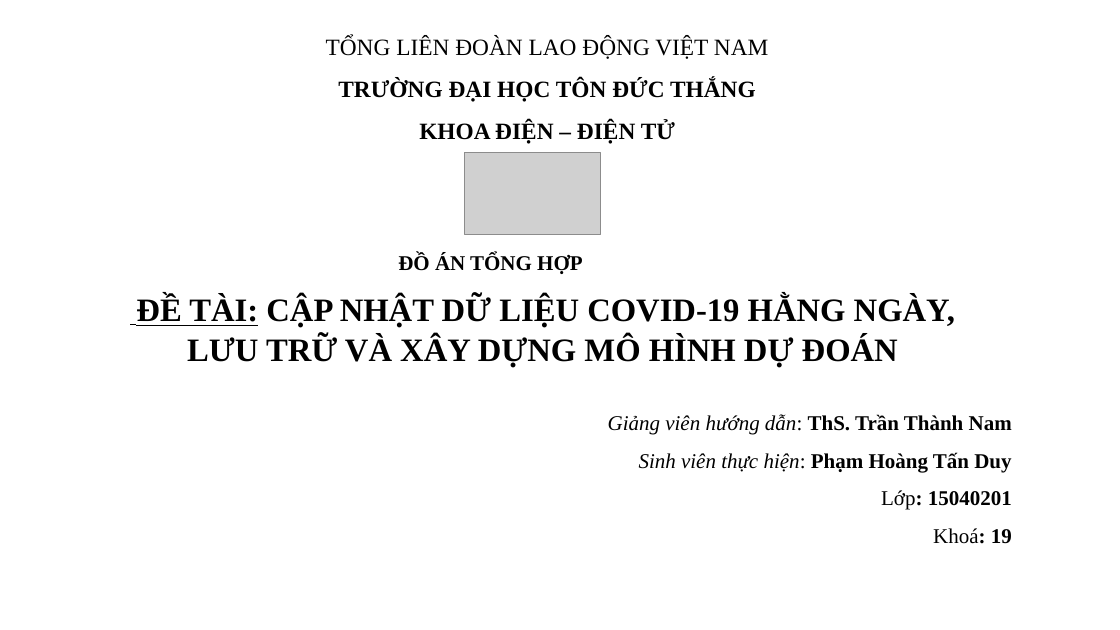
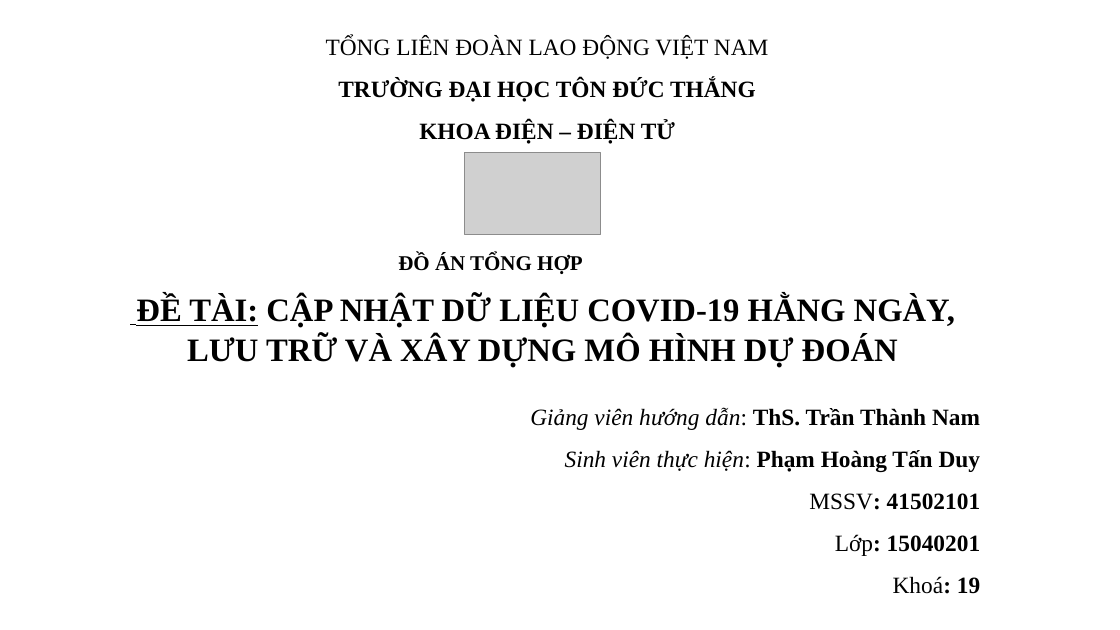
Before and after one commit to tanduy2407/Covid-19, a slide deck: slide 1 of data/DATH_HK1_2122_41502101_PhamHoangTanDuy.pptx. Drawn at 1120x630 pixels with LibreOffice and Linux fonts; fonts in the diff are those of the drawing; grey boxes stand for pictures. Boxes give left, top, right and bottom in pixels: in the first picture for what was removed or moved away, otherwise in the second. Text is boxed around its words. In the diff, an @@ line names an element or a change of style, - is before the commit and + after.

```diff
--- a/data/DATH_HK1_2122_41502101_PhamHoangTanDuy.pptx
+++ b/data/DATH_HK1_2122_41502101_PhamHoangTanDuy.pptx
@@ text "Giảng viên hướng dẫn: ThS. ...": place and size @@
-text "Giảng viên hướng dẫn: ThS. ..." at bbox=[608, 414, 1012, 544]
+text "Giảng viên hướng dẫn: ThS. ..." at bbox=[530, 407, 981, 594]
@@ text at bbox=[530, 407, 981, 594]: size 18 to 20 pt in "Giảng viên hướng dẫn: ThS. Trần Thành ...", "Sinh viên thực hiện: Phạm Hoàng Tấn ...", "Lớp: 15040201", "Khoá: 19" @@
@@ text at bbox=[809, 493, 980, 510]: paragraph added @@
+MSSV: 41502101
```
Also in this commit, not shown: 13 other slides changed, 4 slides added, 10 slides removed, 11 other files.
